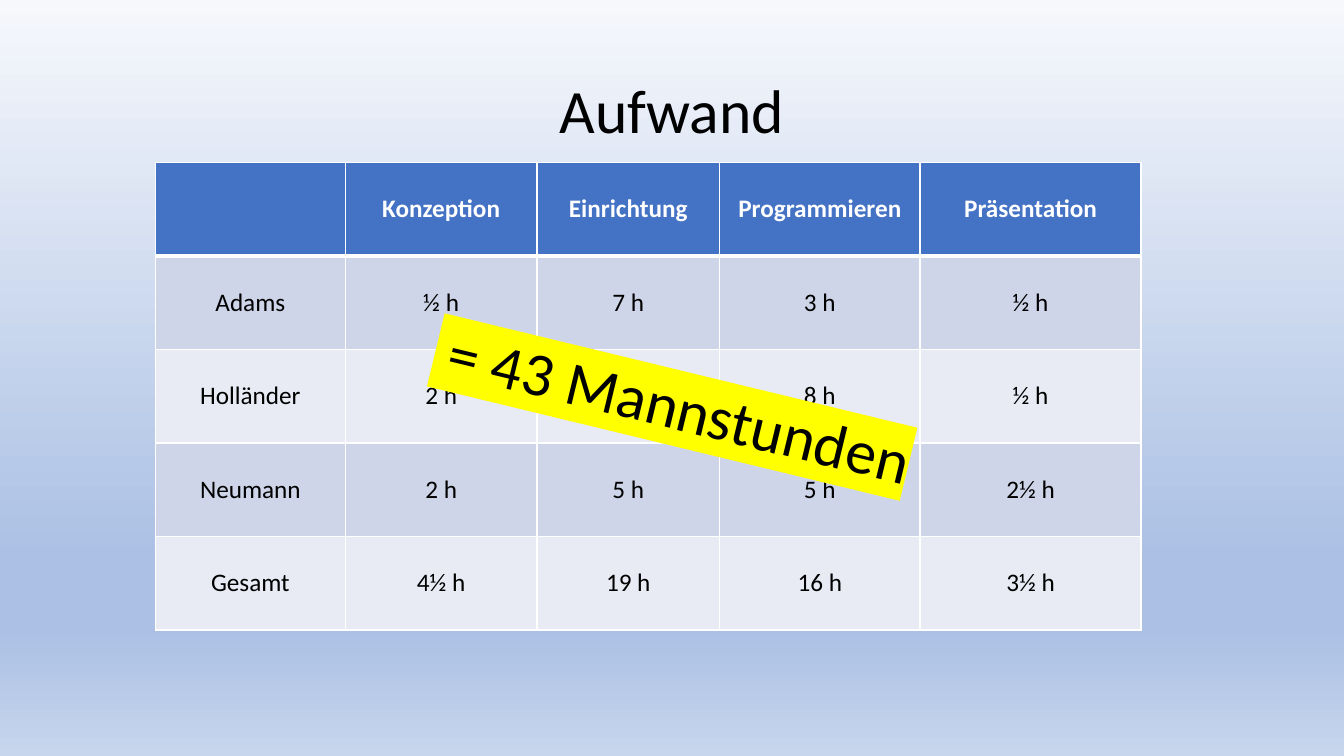
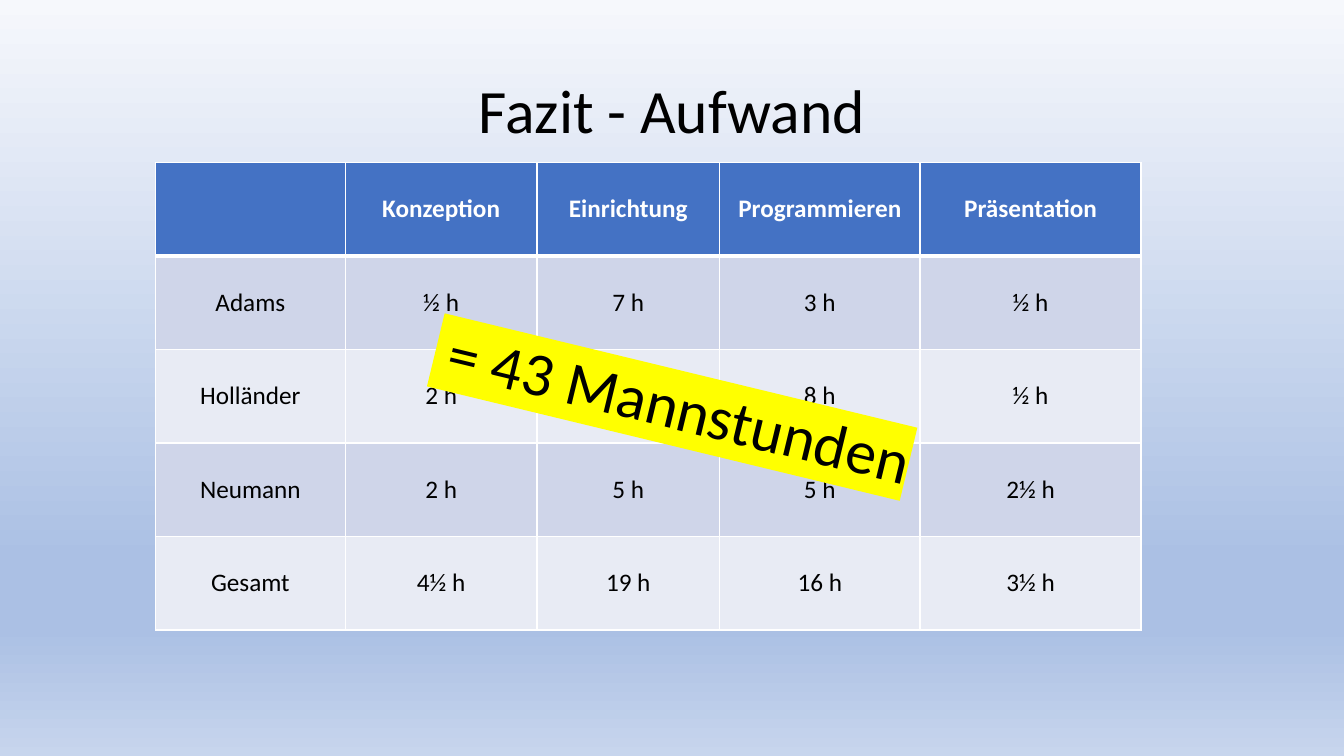
Before and after one commit to newr90/supersort, a slide deck: slide 11 of Praesentation/SuperSort.pptx (slide 13 before the commit). Drawn at 1344x756 pixels with LibreOffice and Linux fonts; fonts in the diff are those of the drawing. Boxes give left, top, right and bottom in pixels: in the first picture for what was removed or moved away, otherwise in the second. Text is boxed around its words. In the diff, an @@ line names an element or a change of style, - is before the commit and + after.

```diff
--- a/Praesentation/SuperSort.pptx
+++ b/Praesentation/SuperSort.pptx
@@ title at [479,90,864,134]: text changed @@
-Aufwand
+Fazit - Aufwand
```
